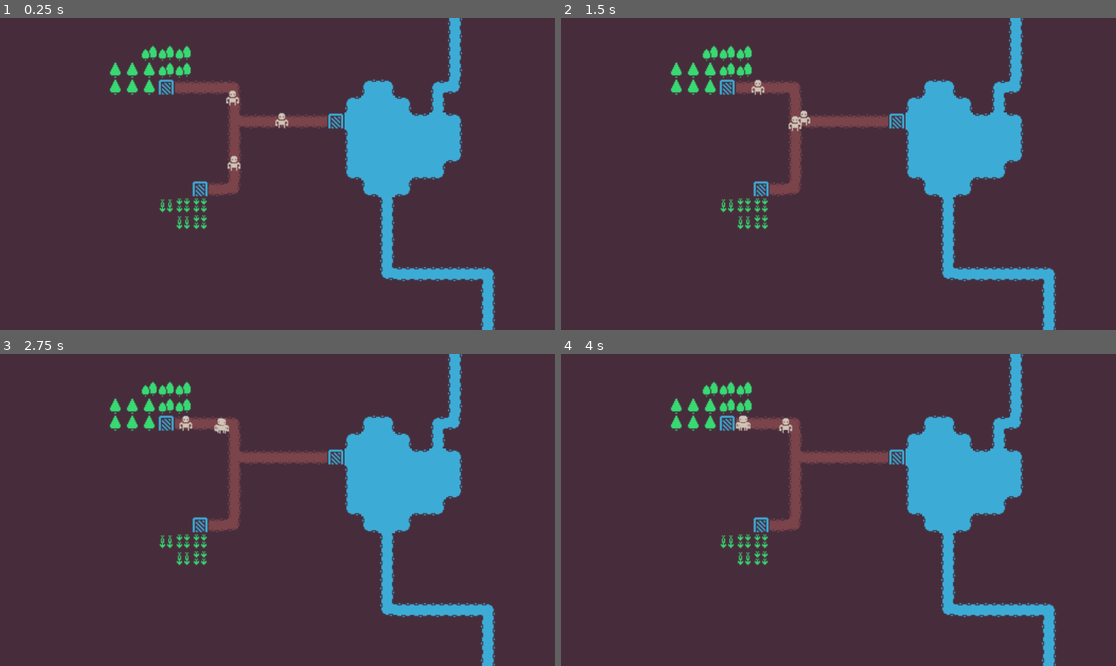
Above: before the commit, frames 1-4 (two rows, left to right).
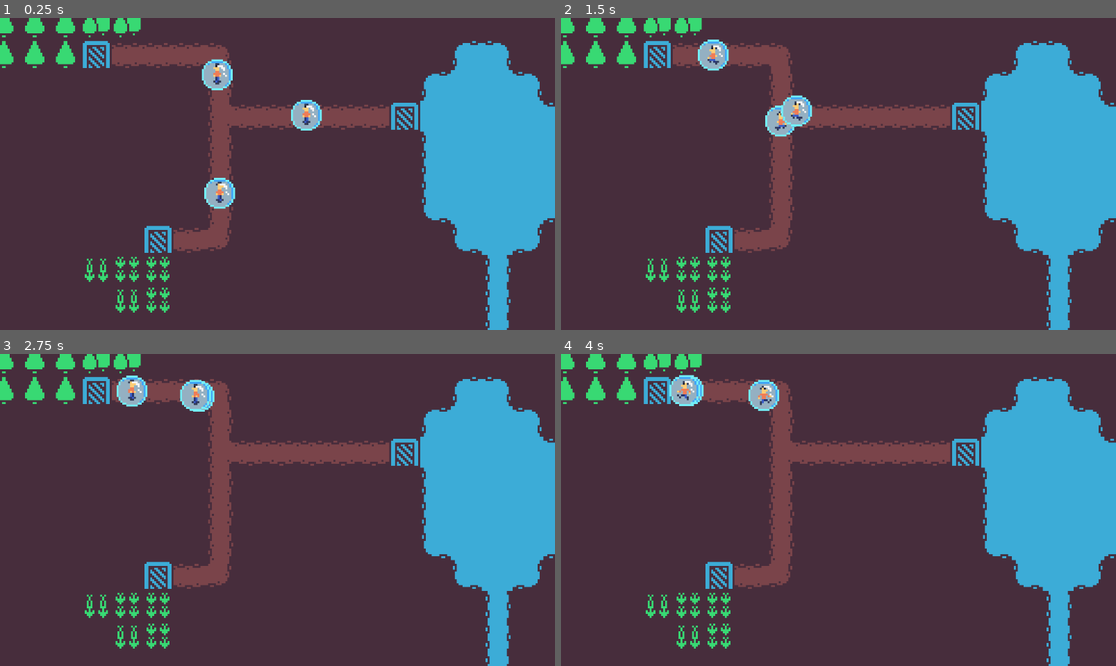
Above: after the commit, the same moments.

Repository: bubble-i-zation/bubble-i-zation
Game: Godot game, scene res://scenes/example_world.tscn
The game is run twice, just before and just after one commit, with the same random seed, the same clock (stepped at 60 frames per second) and the same inputs.
Inputs:
- Up to frame 1 (0.25 s): no input
- Up to frame 2 (1.5 s): no input
- Up to frame 3 (2.75 s): no input
- Up to frame 4 (4 s): no input

The runs differ from the first frame. In frame 1, 28% of the frame differs, in the area x 0-100%, y 0-100%; in frame 2, 27%; in frame 3, 27%; in frame 4, 27%.

Commit message:
add porter sprites

Diff:
--- a/bubble-i-zation/scenes/example_world.tscn
+++ b/bubble-i-zation/scenes/example_world.tscn
@@ -1109,12 +1109,13 @@
 [node name="Node2D" type="Node2D"]
 
 [node name="TileMapLayer" type="TileMapLayer" parent="."]
+texture_filter = 1
 tile_map_data = PackedByteArray("AAABAAEAAAAAAAAAAAABAAIAAAAAAAAAAAACAAIAAAAAAAAAAAACAAMAAAAAAAAAAAADAAMAAAAAAAAAAAADAA …(16048 unchanged characters)…
 tile_set = SubResource("TileSet_sja4k")
 
 [node name="Camera2D" type="Camera2D" parent="."]
-position = Vector2(49, -22)
-zoom = Vector2(2.2, 2.2)
+position = Vector2(38, -42)
+zoom = Vector2(4, 4)
 
 [node name="Porter" parent="." node_paths=PackedStringArray("bubbles") instance=ExtResource("2_nk136")]
 position = Vector2(8, -87)
--- a/bubble-i-zation/scenes/porter/porter.gd
+++ b/bubble-i-zation/scenes/porter/porter.gd
@@ -5,18 +5,22 @@
 @onready var navigation_agent_2d: NavigationAgent2D = $NavigationAgent2D
 
 @export var bubbles: Array[Marker2D] = []
+@onready var animated_sprite_2d: AnimatedSprite2D = $AnimatedSprite2D
 
 
 var current_target: Marker2D = null
 
 func _ready() -> void:
 	current_target = bubbles.pick_random()
+	animated_sprite_2d.play("walk")
 
 
 func _physics_process(_delta: float) -> void:
 	if navigation_agent_2d.is_navigation_finished():
 		print("target reached")
 		current_target = bubbles.pick_random()
+
+	animated_sprite_2d.flip_h = velocity.x < 0
 
 	navigation_agent_2d.target_position = current_target.global_position
 	var next_pos := navigation_agent_2d.get_next_path_position()
--- a/bubble-i-zation/scenes/porter/porter.tscn
+++ b/bubble-i-zation/scenes/porter/porter.tscn
@@ -1,10 +1,107 @@
-[gd_scene load_steps=4 format=3 uid="uid://bjxdp7ek2w8kv"]
+[gd_scene load_steps=18 format=3 uid="uid://bjxdp7ek2w8kv"]
 
 [ext_resource type="Script" uid="uid://0read4388w2k" path="res://scenes/porter/porter.gd" id="1_66ag7"]
-[ext_resource type="Texture2D" uid="uid://41vybj5iryg6" path="res://assets/tiles/colored-transparent_packed.png" id="1_wq34g"]
+[ext_resource type="Texture2D" uid="uid://gnsjii6guyxa" path="res://assets/charactersprites/Character Base.png" id="3_2pqi4"]
+[ext_resource type="Texture2D" uid="uid://cdahv86ch56mv" path="res://assets/charactersprites/bubblebg.png" id="3_bgrm3"]
+[ext_resource type="Texture2D" uid="uid://bneu7ontd7jmn" path="res://assets/charactersprites/bubble.png" id="5_vdgkb"]
 
 [sub_resource type="CircleShape2D" id="CircleShape2D_sja4k"]
 radius = 4.0
+
+[sub_resource type="AtlasTexture" id="AtlasTexture_2pqi4"]
+atlas = ExtResource("3_2pqi4")
+region = Rect2(0, 0, 16, 16)
+
+[sub_resource type="AtlasTexture" id="AtlasTexture_r8sus"]
+atlas = ExtResource("3_2pqi4")
+region = Rect2(16, 0, 16, 16)
+
+[sub_resource type="AtlasTexture" id="AtlasTexture_bgrm3"]
+atlas = ExtResource("3_2pqi4")
+region = Rect2(32, 0, 16, 16)
+
+[sub_resource type="AtlasTexture" id="AtlasTexture_vdgkb"]
+atlas = ExtResource("3_2pqi4")
+region = Rect2(48, 0, 16, 16)
+
+[sub_resource type="AtlasTexture" id="AtlasTexture_yuu14"]
+atlas = ExtResource("3_2pqi4")
+region = Rect2(64, 0, 16, 16)
+
+[sub_resource type="AtlasTexture" id="AtlasTexture_c15or"]
+atlas = ExtResource("3_2pqi4")
+region = Rect2(80, 0, 16, 16)
+
+[sub_resource type="AtlasTexture" id="AtlasTexture_wjkib"]
+atlas = ExtResource("3_2pqi4")
+region = Rect2(96, 0, 16, 16)
+
+[sub_resource type="AtlasTexture" id="AtlasTexture_1nt6f"]
+atlas = ExtResource("3_2pqi4")
+region = Rect2(112, 0, 16, 16)
+
+[sub_resource type="AtlasTexture" id="AtlasTexture_y8qqs"]
+atlas = ExtResource("3_2pqi4")
+region = Rect2(128, 0, 16, 16)
+
+[sub_resource type="AtlasTexture" id="AtlasTexture_b8doj"]
+atlas = ExtResource("3_2pqi4")
+region = Rect2(144, 0, 16, 16)
+
+[sub_resource type="AtlasTexture" id="AtlasTexture_no8lp"]
+atlas = ExtResource("3_2pqi4")
+region = Rect2(160, 0, 16, 16)
+
+[sub_resource type="SpriteFrames" id="SpriteFrames_r8sus"]
+animations = [{
+"frames": [],
+"loop": true,
+"name": &"default",
+"speed": 5.0
+}, {
+"frames": [{
+"duration": 1.0,
+"texture": SubResource("AtlasTexture_2pqi4")
+}, {
+"duration": 1.0,
+"texture": SubResource("AtlasTexture_r8sus")
+}, {
+"duration": 1.0,
+"texture": SubResource("AtlasTexture_bgrm3")
+}, {
+"duration": 1.0,
+"texture": SubResource("AtlasTexture_vdgkb")
+}, {
+"duration": 1.0,
+"texture": SubResource("AtlasTexture_yuu14")
+}, {
+"duration": 1.0,
+"texture": SubResource("AtlasTexture_c15or")
+}, {
+"duration": 1.0,
+"texture": SubResource("AtlasTexture_wjkib")
+}],
+"loop": true,
+"name": &"idle",
+"speed": 2.0
+}, {
+"frames": [{
+"duration": 1.0,
+"texture": SubResource("AtlasTexture_1nt6f")
+}, {
+"duration": 1.0,
+"texture": SubResource("AtlasTexture_y8qqs")
+}, {
+"duration": 1.0,
+"texture": SubResource("AtlasTexture_b8doj")
+}, {
+"duration": 1.0,
+"texture": SubResource("AtlasTexture_no8lp")
+}],
+"loop": true,
+"name": &"walk",
+"speed": 4.0
+}]
 
 [node name="Porter" type="CharacterBody2D"]
 collision_mask = 0
@@ -13,14 +110,24 @@
 [node name="CollisionShape2D" type="CollisionShape2D" parent="."]
 shape = SubResource("CircleShape2D_sja4k")
 
-[node name="Sprite2D" type="Sprite2D" parent="."]
-texture = ExtResource("1_wq34g")
-region_enabled = true
-region_rect = Rect2(400, 0, 16, 16)
-
 [node name="NavigationAgent2D" type="NavigationAgent2D" parent="."]
 path_desired_distance = 5.0
 target_desired_distance = 5.0
 path_postprocessing = 1
 
+[node name="Sprite2D2" type="Sprite2D" parent="."]
+texture_filter = 1
+texture = ExtResource("3_bgrm3")
+
+[node name="AnimatedSprite2D" type="AnimatedSprite2D" parent="."]
+texture_filter = 1
+position = Vector2(0, -2)
+sprite_frames = SubResource("SpriteFrames_r8sus")
+animation = &"walk"
+frame_progress = 0.653131
+
+[node name="Sprite2D3" type="Sprite2D" parent="."]
+texture_filter = 1
+texture = ExtResource("5_vdgkb")
+
 [connection signal="velocity_computed" from="NavigationAgent2D" to="." method="_on_navigation_agent_2d_velocity_computed"]
Not shown, added: bubble-i-zation/assets/charactersprites/Character Base.png.import
Not shown, added: bubble-i-zation/assets/charactersprites/bubble.png.import
Not shown, added: bubble-i-zation/assets/charactersprites/bubblebg.png.import
